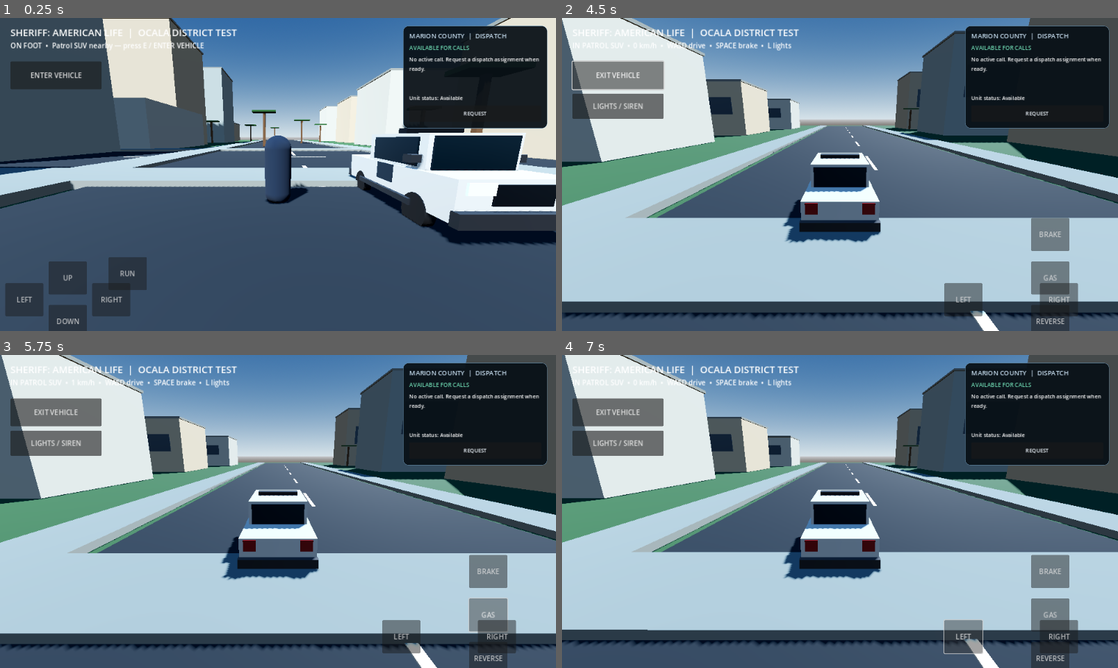
Above: before the commit, frames 1-4 (two rows, left to right).
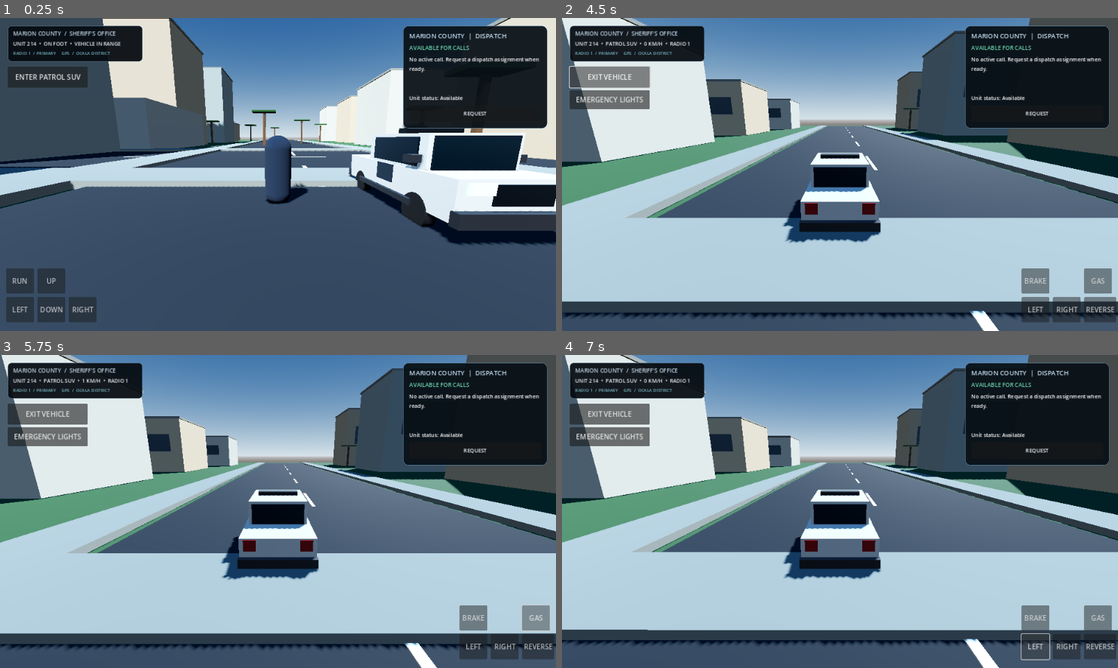
Above: after the commit, the same moments.

Repository: KremityssYTB/Sheriff--American-Life
Game: Godot game, scene res://scenes/main.tscn
Same seed, same stepped clock (60 frames per second), same inputs: the game is played once before the commit and once after it.
Inputs:
- Up to frame 1 (0.25 s): no input
- Up to frame 2 (4.5 s): click "UP" at 0.5 s; click "DOWN" at 1.25 s; click "LEFT" at 2 s; click "RIGHT" at 2.75 s; click "RUN" at 3.5 s; click "ENTER VEHICLE" (after the commit: "ENTER PATROL SUV") at 4.25 s
- Up to frame 3 (5.75 s): click "GAS" at 5 s
- Up to frame 4 (7 s): click "REVERSE" at 5.75 s; click "LEFT" at 6.5 s

The runs differ from the first frame. In frame 1, 6.7% of the frame differs, in the area x 1-43%, y 2-100%; in frame 2, 8.1%, in the area x 1-100%, y 2-100%; in frame 3, 8.0%; in frame 4, 8.0%.

Commit message:
Upgrade mobile police HUD and responsive touch controls

Diff:
--- a/godot/scripts/main.gd
+++ b/godot/scripts/main.gd
@@ -75,12 +75,12 @@
 		var near_vehicle := player.global_position.distance_to(patrol_suv.global_position) < 4.2
 		enter_button.visible = near_vehicle
 		if near_vehicle:
-			status_label.text = "ON FOOT  •  Patrol SUV nearby — press E / ENTER VEHICLE"
+			status_label.text = "UNIT 214  •  ON FOOT  •  VEHICLE IN RANGE"
 		else:
-			status_label.text = "ON FOOT  •  WASD move  •  drag right side to look"
+			status_label.text = "UNIT 214  •  ON FOOT  •  RADIO 1 / PRIMARY"
 	elif in_vehicle:
 		var speed := patrol_suv.linear_velocity.length() * 3.6
-		status_label.text = "IN PATROL SUV  •  %.0f km/h  •  WASD drive  •  SPACE brake  •  L lights" % speed
+		status_label.text = "UNIT 214  •  PATROL SUV  •  %.0f KM/H  •  RADIO 1" % speed
 	if is_instance_valid(dispatch_manager) and dispatch_manager.get_state_label() == "UNIT EN ROUTE":
 		var unit_position: Vector3 = patrol_suv.global_position if in_vehicle else player.global_position
 		var distance := unit_position.distance_to(dispatch_manager.get_destination())
@@ -225,62 +225,122 @@
 
 func _build_touch_hud() -> void:
 	var layer := CanvasLayer.new()
+	layer.name = "PoliceInterface"
 	add_child(layer)
+
+	# Compact CAD-style unit header. Anchors keep it usable across phone and tablet sizes.
+	var header := PanelContainer.new()
+	header.name = "UnitStatusHeader"
+	header.set_anchors_preset(Control.PRESET_TOP_LEFT)
+	header.position = Vector2(18, 18)
+	header.custom_minimum_size = Vector2(310, 82)
+	var header_style := StyleBoxFlat.new()
+	header_style.bg_color = Color(0.025, 0.045, 0.065, 0.94)
+	header_style.border_color = Color(0.28, 0.39, 0.48, 0.95)
+	header_style.set_border_width_all(1)
+	header_style.set_corner_radius_all(8)
+	header_style.content_margin_left = 12
+	header_style.content_margin_right = 12
+	header_style.content_margin_top = 8
+	header_style.content_margin_bottom = 8
+	header.add_theme_stylebox_override("panel", header_style)
+	layer.add_child(header)
+	var header_content := VBoxContainer.new()
+	header_content.add_theme_constant_override("separation", 4)
+	header.add_child(header_content)
 	var title := Label.new()
-	title.text = "SHERIFF: AMERICAN LIFE  |  OCALA DISTRICT TEST"
-	title.position = Vector2(24,18)
-	title.add_theme_font_size_override("font_size", 22)
-	layer.add_child(title)
+	title.text = "MARION COUNTY  /  SHERIFF'S OFFICE"
+	title.add_theme_font_size_override("font_size", 13)
+	title.add_theme_color_override("font_color", Color(0.76, 0.84, 0.91))
+	header_content.add_child(title)
 	status_label = Label.new()
-	status_label.text = "ON FOOT  •  WASD move  •  drag right side to look"
-	status_label.position = Vector2(24,52)
-	layer.add_child(status_label)
+	status_label.text = "UNIT 214  •  AVAILABLE  •  ON FOOT"
+	status_label.add_theme_font_size_override("font_size", 12)
+	status_label.add_theme_color_override("font_color", Color(0.91, 0.95, 0.98))
+	header_content.add_child(status_label)
+	var radio_label := Label.new()
+	radio_label.text = "RADIO 1  /  PRIMARY     GPS  /  OCALA DISTRICT"
+	radio_label.add_theme_font_size_override("font_size", 10)
+	radio_label.add_theme_color_override("font_color", Color(0.48, 0.72, 0.78))
+	header_content.add_child(radio_label)
+
 	var foot := [
-		["UP","move_forward",Vector2(112,560)],
-		["DOWN","move_back",Vector2(112,660)],
-		["LEFT","move_left",Vector2(12,610)],
-		["RIGHT","move_right",Vector2(212,610)],
-		["RUN","sprint",Vector2(250,550)]
+		["UP", "move_forward"],
+		["DOWN", "move_back"],
+		["LEFT", "move_left"],
+		["RIGHT", "move_right"],
+		["RUN", "sprint"]
 	]
 	for item in foot:
 		var button := TouchButton.new()
 		button.text = item[0]
-		button.position = item[2]
-		button.size = Vector2(88,76)
 		button.action_name = item[1]
 		layer.add_child(button)
 		foot_controls.append(button)
 	var drive := [
-		["GAS","drive_forward",Vector2(1080,560)],
-		["REVERSE","drive_back",Vector2(1080,660)],
-		["LEFT","drive_left",Vector2(880,610)],
-		["RIGHT","drive_right",Vector2(1280-180,610)],
-		["BRAKE","vehicle_brake",Vector2(1080,460)]
+		["GAS", "drive_forward"],
+		["REVERSE", "drive_back"],
+		["LEFT", "drive_left"],
+		["RIGHT", "drive_right"],
+		["BRAKE", "vehicle_brake"]
 	]
 	for item in drive:
 		var button := TouchButton.new()
 		button.text = item[0]
-		button.position = item[2]
-		button.size = Vector2(88,76)
 		button.action_name = item[1]
 		layer.add_child(button)
 		vehicle_controls.append(button)
 		button.hide()
+
 	enter_button = Button.new()
-	enter_button.text = "ENTER VEHICLE"
-	enter_button.position = Vector2(24,100)
-	enter_button.size = Vector2(210,64)
+	enter_button.text = "ENTER PATROL SUV"
+	enter_button.custom_minimum_size = Vector2(184, 48)
+	enter_button.position = Vector2(18, 112)
 	enter_button.visible = false
 	enter_button.pressed.connect(_toggle_vehicle)
 	layer.add_child(enter_button)
 	lights_button = Button.new()
-	lights_button.text = "LIGHTS / SIREN"
-	lights_button.position = Vector2(24,174)
-	lights_button.size = Vector2(210,58)
+	lights_button.text = "EMERGENCY LIGHTS"
+	lights_button.custom_minimum_size = Vector2(184, 44)
+	lights_button.position = Vector2(18, 166)
 	lights_button.visible = false
 	lights_button.pressed.connect(func(): patrol_suv.toggle_lights())
 	layer.add_child(lights_button)
 	_build_dispatch_panel(layer)
+	_layout_touch_controls()
+	get_viewport().size_changed.connect(_layout_touch_controls)
+
+func _layout_touch_controls() -> void:
+	var viewport_size := get_viewport().get_visible_rect().size
+	var button_size := Vector2(64, 58)
+	var bottom := viewport_size.y - button_size.y - 20.0
+	var upper := bottom - button_size.y - 8.0
+	var left_x := 14.0
+	var center_x := left_x + button_size.x + 8.0
+	var right_x := left_x + (button_size.x + 8.0) * 2.0
+	var drive_right := viewport_size.x - button_size.x - 14.0
+	var drive_center := drive_right - button_size.x - 8.0
+	var drive_left := drive_center - button_size.x - 8.0
+	var foot_positions := [
+		Vector2(center_x, upper),
+		Vector2(center_x, bottom),
+		Vector2(left_x, bottom),
+		Vector2(right_x, bottom),
+		Vector2(left_x, upper)
+	]
+	var vehicle_positions := [
+		Vector2(drive_right, upper),
+		Vector2(drive_right, bottom),
+		Vector2(drive_left, bottom),
+		Vector2(drive_center, bottom),
+		Vector2(drive_left, upper)
+	]
+	for i in range(foot_controls.size()):
+		foot_controls[i].position = foot_positions[i]
+		foot_controls[i].size = button_size
+	for i in range(vehicle_controls.size()):
+		vehicle_controls[i].position = vehicle_positions[i]
+		vehicle_controls[i].size = button_size
 
 class TouchButton:
 	extends Button
